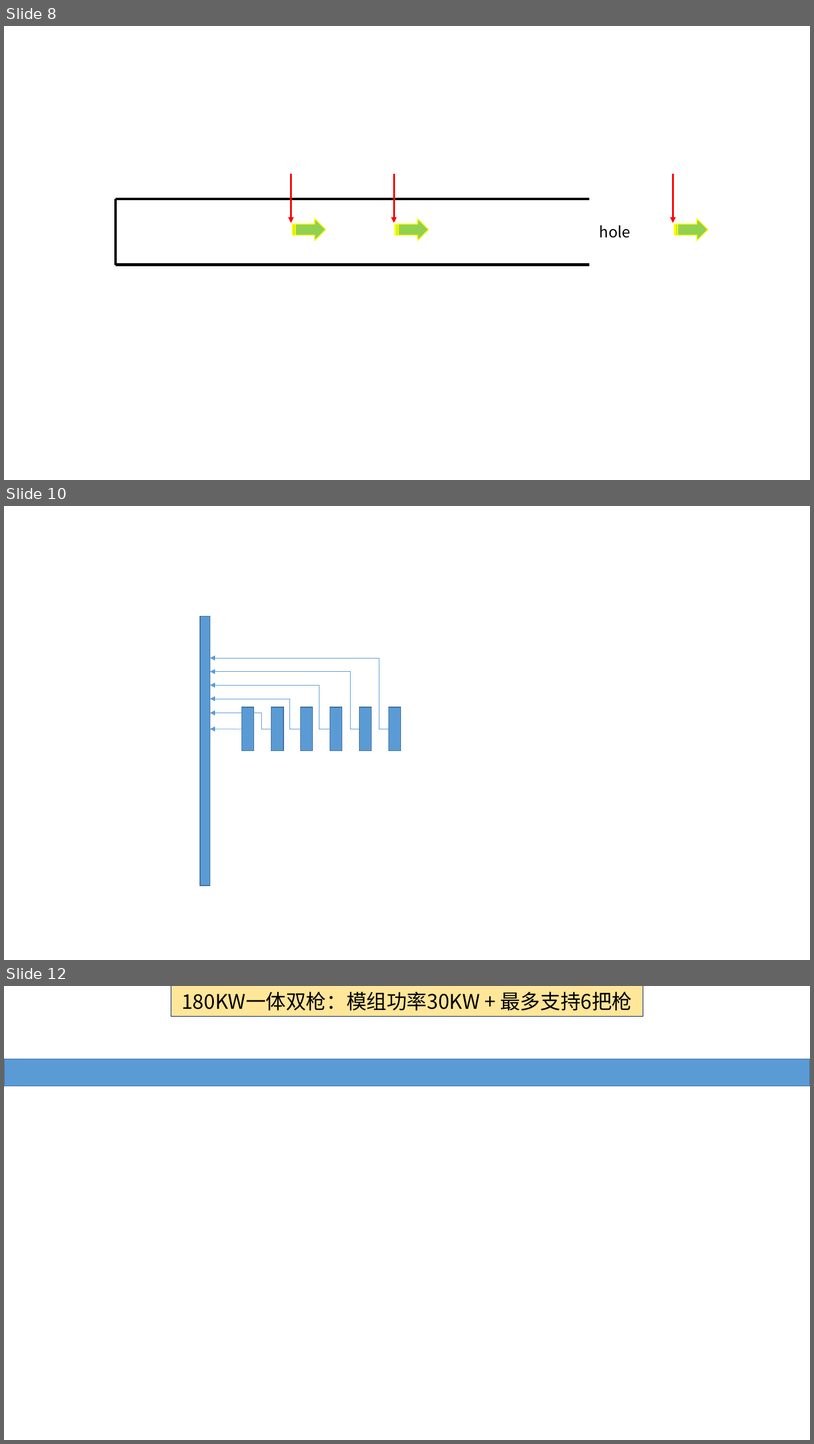
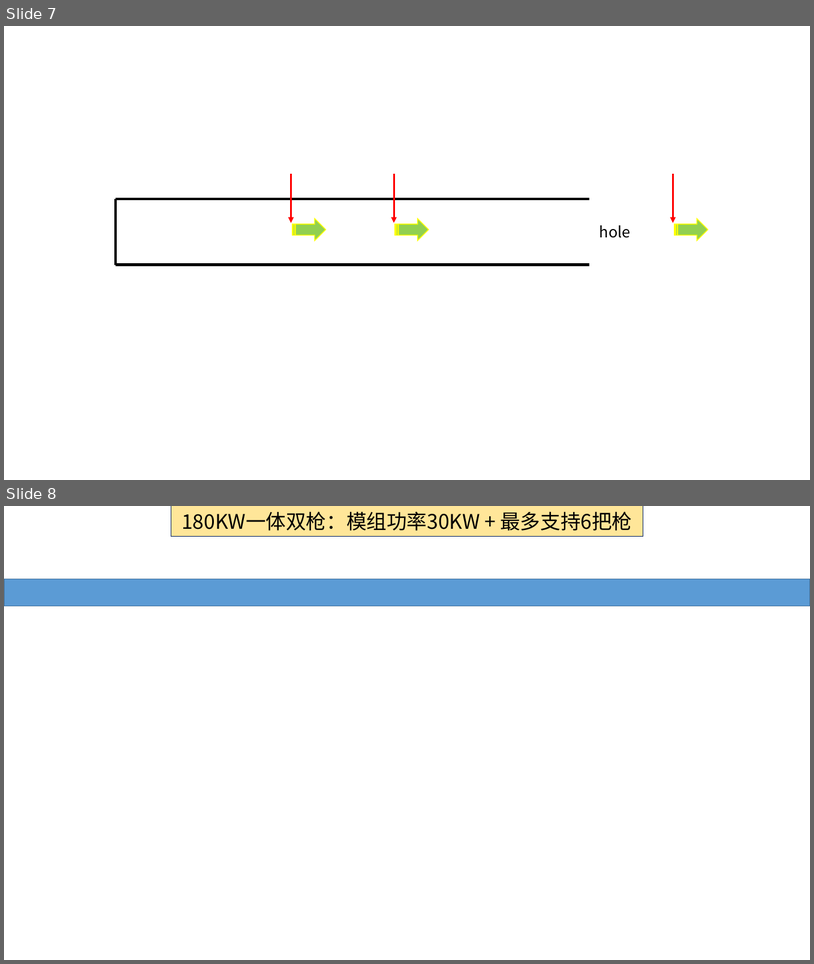
Before and after one commit to HaimanLiao/PwrCtrl_Read, a slide deck: tmp_PPT.pptx. Shown one above the other, each under a label of ours: slides 8, 10 and 12 before the commit, slides 7 and 8 after it; the slides between them are not shown. The pictures are 814x1444 and 814x964 pixels, drawn with LibreOffice and Linux fonts; fonts in the diff are those of the drawing. Boxes give left, top, right and bottom in pixels: in the first picture for what was removed or moved away, otherwise in the second. Text is boxed around its words. In the diff, an @@ line names an element or a change of style, - is before the commit and + after.

```diff
--- a/tmp_PPT.pptx
+++ b/tmp_PPT.pptx
@@ slide 10 removed at [4, 506, 810, 960], background #FFFFFF @@
@@ rectangle removed at [200, 616, 210, 885] @@
@@ elbow arrow removed from (389, 729) to (210, 658) @@
@@ elbow arrow removed from (330, 729) to (210, 685) @@
@@ elbow arrow removed from (360, 729) to (210, 672) @@
@@ elbow arrow removed from (301, 729) to (210, 699) @@
@@ elbow arrow removed from (272, 729) to (210, 713) @@
@@ rectangle removed at [242, 707, 254, 750] @@
@@ rectangle removed at [272, 707, 284, 750] @@
@@ rectangle removed at [301, 707, 313, 750] @@
@@ rectangle removed at [330, 707, 342, 750] @@
@@ rectangle removed at [360, 707, 372, 750] @@
@@ rectangle removed at [389, 707, 401, 750] @@
@@ arrow removed from (242, 729) to (210, 729) @@
@@ what was slide 8 is now slide 7 @@
@@ what was slide 12 is now slide 8 @@
```
Also in this commit, not shown: 1 slide changed, 3 other slides removed, 6 other files.
